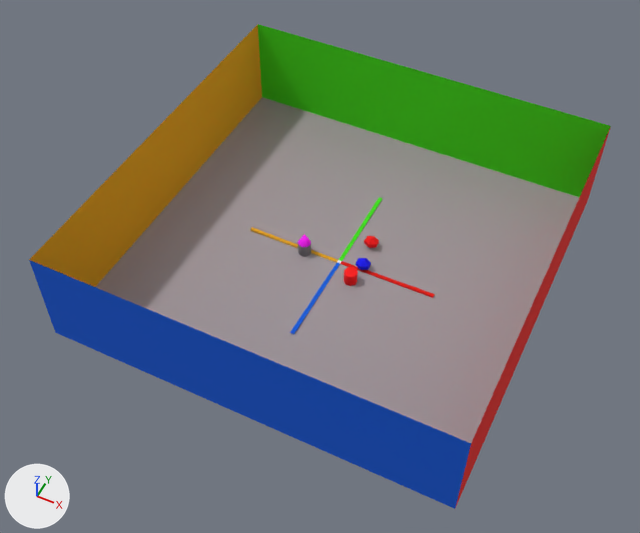
The Blender file simple-scene-gen.blend, before and after one commit.
Camera for both pictures: a camera (50 mm lens) standing at (3.77, -8.19, 9.97) and looking at (-0.07, -0.51, 0.37). Lighting does not change. The marker at lower left points along +X, +Y and +Z.
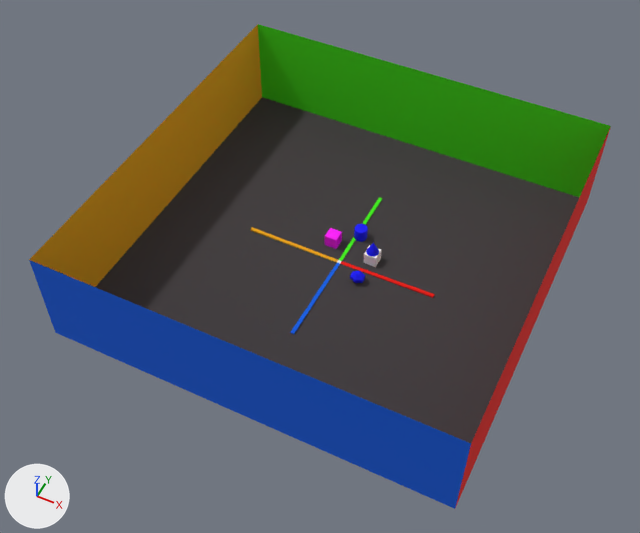
Commit message: Include screenspace position

Pixel boxes [x1, y1, x2, y2] of what changed, in the pictures (640 x 533 px):
'Floor', recoloured
    both: [38, 44, 609, 446]
'Cylinder.001', moved
    before: [298, 244, 311, 257]
    after: [354, 224, 368, 242]
'Diamond.001', moved
    before: [356, 258, 371, 270]
    after: [350, 271, 365, 283]
'CubeHollow.001', added
    after: [325, 228, 342, 249]
'Cylinder.002', deleted
    before: [344, 267, 358, 286]
'Cone.001', reshaped, moved
    before: [298, 234, 311, 247]
    after: [366, 243, 379, 256]
'Cube.001', added
    after: [363, 245, 381, 267]
'Diamond.002', deleted
    before: [364, 236, 379, 248]

Edits to the bpy script that builds the scene:
```text
Change mat_m_floor:
    mat_m_floor.base_color: (0.351, 0.306, 0.325) -> (0.0607, 0.054, 0.0567)  # grey #a0969a -> dark grey #464243
Add mat_m_cone_004:
    mat_m_cone_004 = principled_material('M_Cone.004')
    mat_m_cone_004.base_color = (0.0, 0.0, 1.0)  # blue #0000ff
    mat_m_cone_004.roughness = 0.792
Add mat_m_cubehollow_006:
    mat_m_cubehollow_006 = principled_material('M_CubeHollow.006')
    mat_m_cubehollow_006.base_color = (1.0, 0.0, 1.0)  # pink #ff00ff
    mat_m_cubehollow_006.roughness = 0.867
Add mat_m_cube_004:
    mat_m_cube_004 = principled_material('M_Cube.004')
    mat_m_cube_004.base_color = (1.0, 1.0, 1.0)  # white #ffffff
Change me_cone_015:
    used by ob_cone_001; parent = ob_center; location = (-0.564, -0.0501, 0.2); scale = (0.1, 0.1, 0.1)
    remove me_cone_015.from_pydata(...)  # 33 vertices, 33 faces; spans x -1.0..1.0, y -1.0..1.0, z 0.0..2.0
    remove me_cone_015.materials.append(mat_m_cone_015)  # pink #ff00ff
    add me_cone_015.from_pydata(...)  # 129 vertices, 129 faces; spans x -1.0..1.0, y -1.0..1.0, z 0.0..2.0
    me_cone_015 part 1
    32 faces are deleted
    96 vertices are added at x -0.5..0.5, y -0.5..0.5, z 1.0..1.98
    128 new faces join them
    add me_cone_015.materials.append(mat_m_cone_004)  # blue #0000ff
Add me_cube_005:
    me_cube_005.from_pydata([(-1.0, -1.0, 0.0), (-1.0, -1.0, 2.0), (-1.0, 1.0, 0.0), (-1.0, 1.0, 2.0), (1.0, -1.0, 0.0), (1.0, -1.0, 2.0), (1.0, 1.0, 0.0), (1.0, 1.0, 2.0), (1.0, 0.9, 1.9), (1.0, 0.9, 0.1), (1.0, -0.9, 0.1), (1.0, -0.9, 1.9), (-1.0, 0.9, 0.1), (-1.0, -0.9, 0.1), (-1.0, -0.9, 1.9), (-1.0, 0.9, 1.9)], [], [(1, 3, 15, 14), (2, 3, 7, 6), (5, 4, 10, 11), (4, 5, 1, 0), (2, 6, 4, 0), (7, 3, 1, 5), (13, 14, 11, 10), (4, 6, 9, 10), (7, 5, 11, 8), (6, 7, 8, 9), (12, 13, 10, 9), (2, 0, 13, 12), (3, 2, 12, 15), (0, 1, 14, 13), (14, 15, 8, 11), (15, 12, 9, 8)])
    me_cube_005.materials.append(mat_m_cubehollow_006)  # pink #ff00ff
Add me_cube_001:
    me_cube_001.from_pydata(...)  # a box spanning x -1.0..1.0, y -1.0..1.0, z 0.0..2.0
    me_cube_001.materials.append(mat_m_cube_004)  # white #ffffff
Change ob_diamond_001:
    ob_diamond_001.location: (0.373, 0.0424, 0.0) -> (0.407, -0.227, 0.0)
Remove ob_diamond_002:
    ob_diamond_002 = bpy.data.objects.new('Diamond.002', me_circle_013)
    ob_diamond_002.parent = ob_center
    ob_diamond_002.location = (0.297, 0.51, 0.0)
    ob_diamond_002.scale = (0.1, 0.1, 0.1)
Change ob_cylinder_001:
    ob_cylinder_001.location: (-0.564, -0.0501, 0.0) -> (0.0707, 0.615, 0.0)
Change ob_cone_001:
    ob_cone_001.location: (-0.564, -0.0501, 0.2) -> (0.433, 0.243, 0.2)
Remove ob_cylinder_002:
    ob_cylinder_002 = bpy.data.objects.new('Cylinder.002', me_cylinder_012)
    ob_cylinder_002.parent = ob_center
    ob_cylinder_002.location = (0.311, -0.266, 0.0)
    ob_cylinder_002.scale = (0.1, 0.1, 0.1)
    _m = ob_cylinder_002.modifiers.new('Bevel', 'BEVEL')
    _m.width = 0.03
    _m.width_pct = 0.03
    _m.segments = 2
Add ob_cubehollow_001:
    ob_cubehollow_001 = bpy.data.objects.new('CubeHollow.001', me_cube_005)
    ob_cubehollow_001.parent = ob_center
    ob_cubehollow_001.location = (-0.258, 0.314, 0.0)
    ob_cubehollow_001.scale = (0.1, 0.1, 0.1)
    _m = ob_cubehollow_001.modifiers.new('Bevel', 'BEVEL')
    _m.width = 0.03
    _m.width_pct = 0.03
    _m.segments = 2
Add ob_cube_001:
    ob_cube_001 = bpy.data.objects.new('Cube.001', me_cube_001)
    ob_cube_001.parent = ob_center
    ob_cube_001.location = (0.433, 0.243, 0.0)
    ob_cube_001.scale = (0.1, 0.1, 0.1)
    _m = ob_cube_001.modifiers.new('Bevel', 'BEVEL')
    _m.width = 0.03
    _m.width_pct = 0.03
    _m.segments = 2
```
